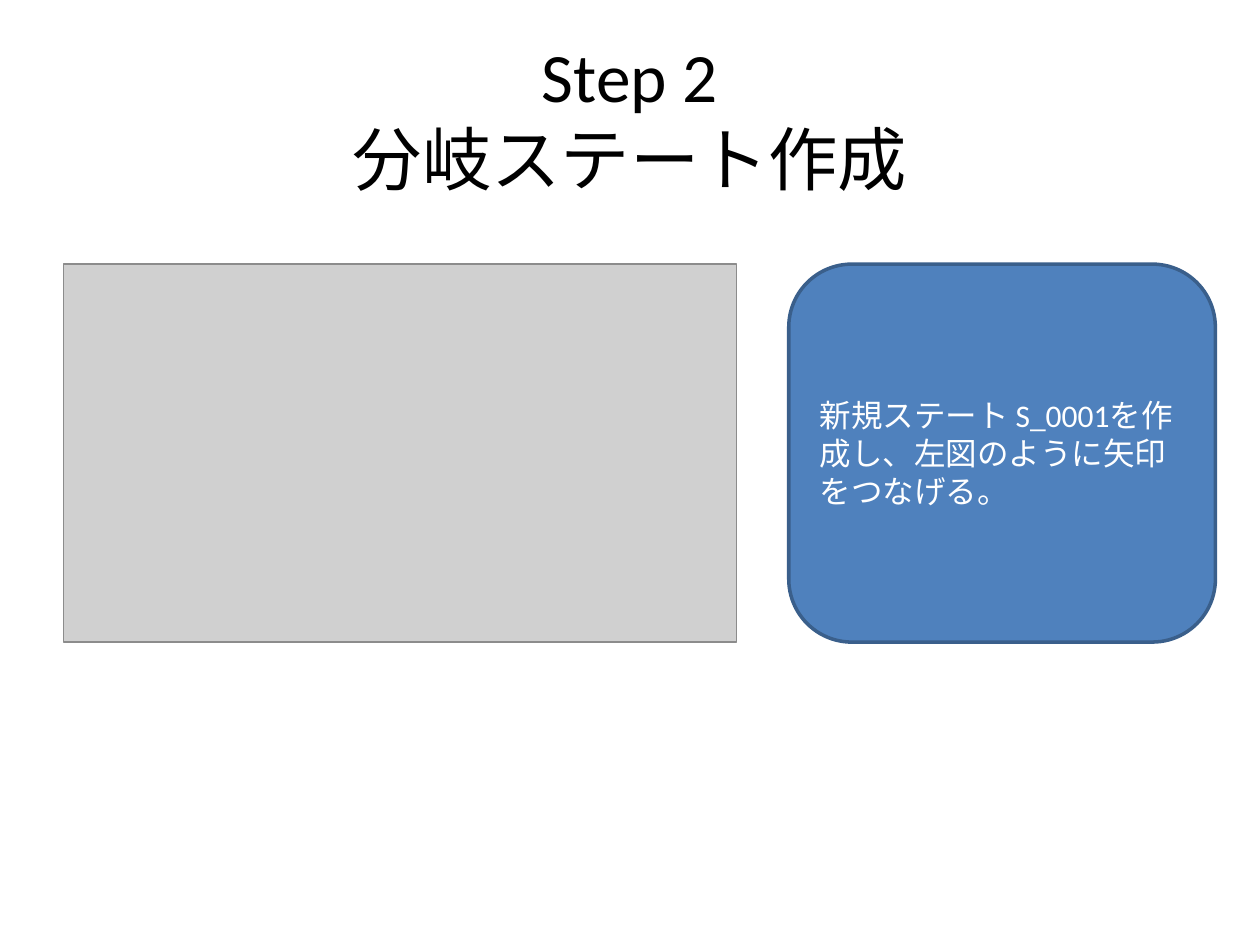
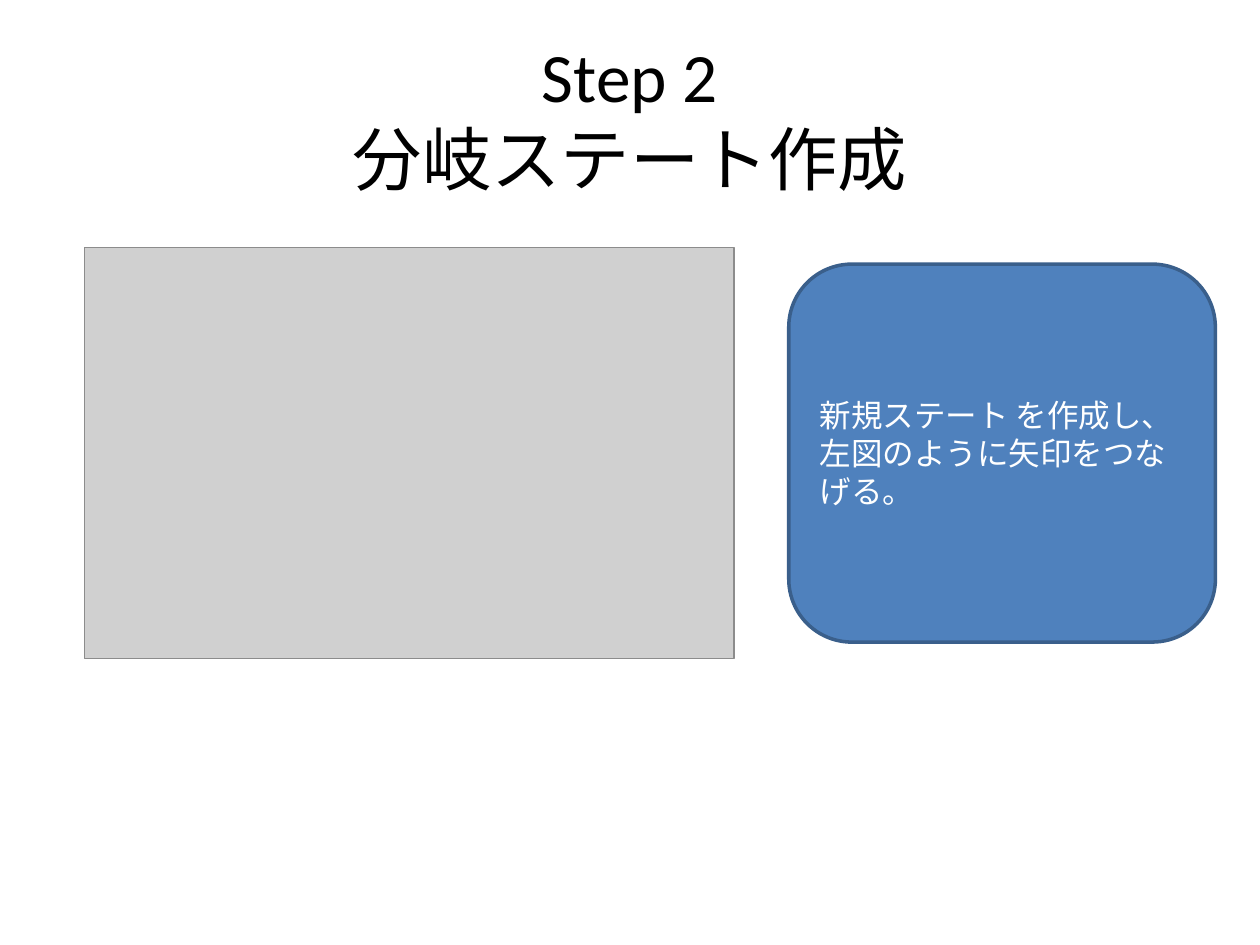
Before and after one commit to NNNIC/psgg-unity-tutorial, a slide deck: slide 3 of PSGG Unity Tutorial #2.pptx. Drawn at 1260x945 pixels with LibreOffice and Linux fonts; fonts in the diff are those of the drawing; grey boxes stand for pictures. Boxes give left, top, right and bottom in pixels: in the first picture for what was removed or moved away, otherwise in the second. Text is boxed around its words. In the diff, an @@ line names an element or a change of style, - is before the commit and + after.

```diff
--- a/PSGG Unity Tutorial #2.pptx
+++ b/PSGG Unity Tutorial #2.pptx
@@ picture: place and size @@
-picture at [63,265,736,643]
+picture at [84,248,735,659]
@@ text in rounded rectangle at [820,400,1174,505]: text changed @@
-新規ステート S_0001を作成し、左図のように矢印をつなげる。
+新規ステート を作成し、左図のように矢印をつなげる。
```
Also in this commit, not shown: 10 other slides changed, 4 slides added, 6 slides removed, 3 other files.
